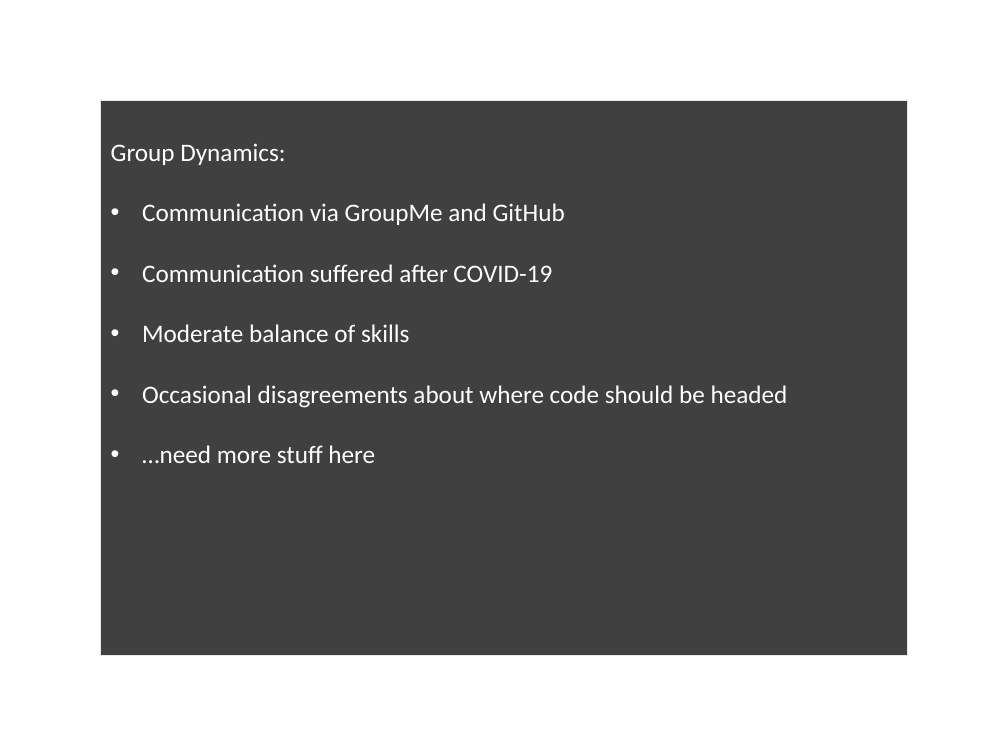
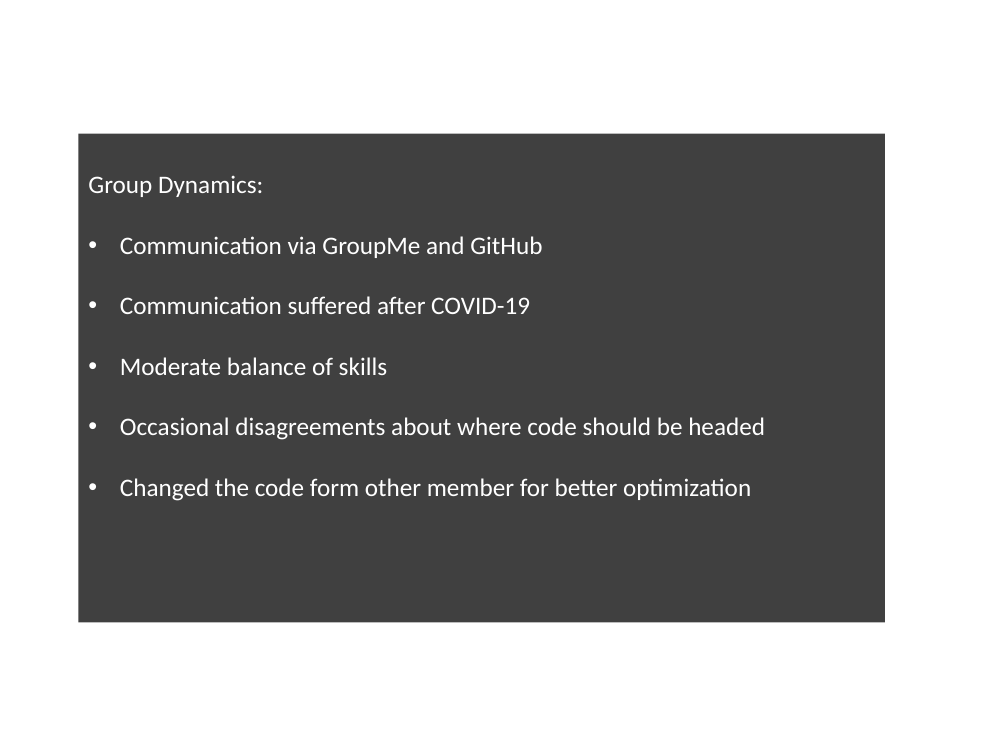
Before and after one commit to Randude14/FundamentalsPokerGame, a slide deck: slide 4 of Documentation/Group 002-5 Summary.pptx. Drawn at 1008x756 pixels with LibreOffice and Linux fonts; fonts in the diff are those of the drawing; background and template pictures are left out. Boxes give left, top, right and bottom in pixels: in the first picture for what was removed or moved away, otherwise in the second. Text is boxed around its words. In the diff, an @@ line names an element or a change of style, - is before the commit and + after.

Commit message:
slide added

```diff
--- a/Documentation/Group 002-5 Summary.pptx
+++ b/Documentation/Group 002-5 Summary.pptx
@@ rectangle "Group Dynamics:": place and size @@
-rectangle "Group Dynamics:" at bbox=[101, 101, 907, 655]
+rectangle "Group Dynamics:" at bbox=[79, 134, 885, 623]
@@ text in rectangle at bbox=[120, 478, 751, 501]: text changed @@
-• …need more stuff here
+• Changed the code form other member for better optimization
```
Also in this commit, not shown: 1 other slide changed, 2 slides added.
